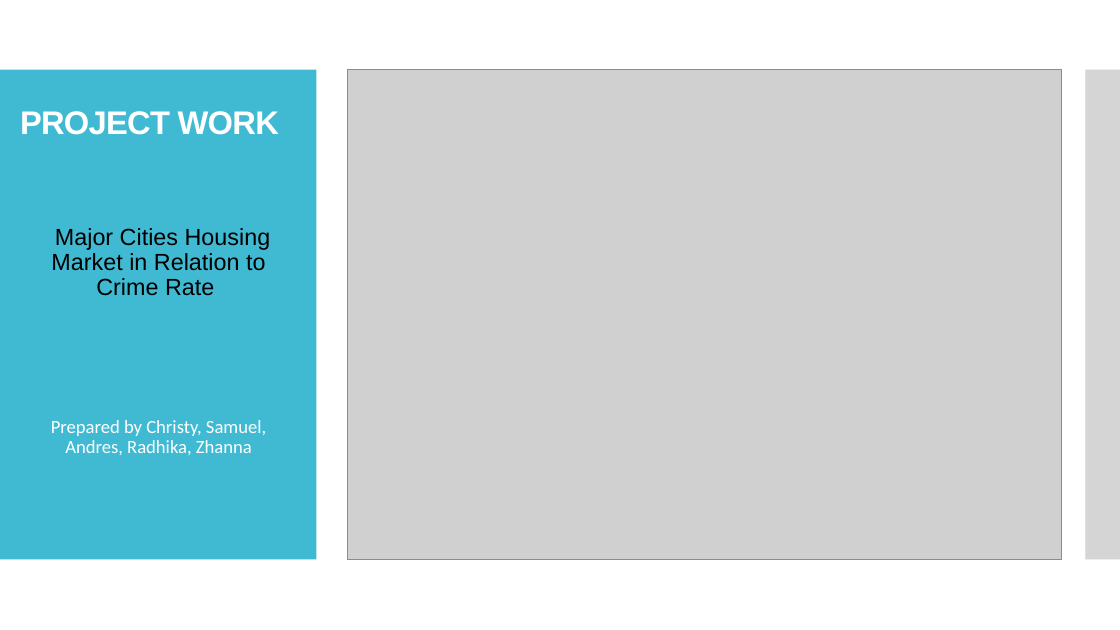
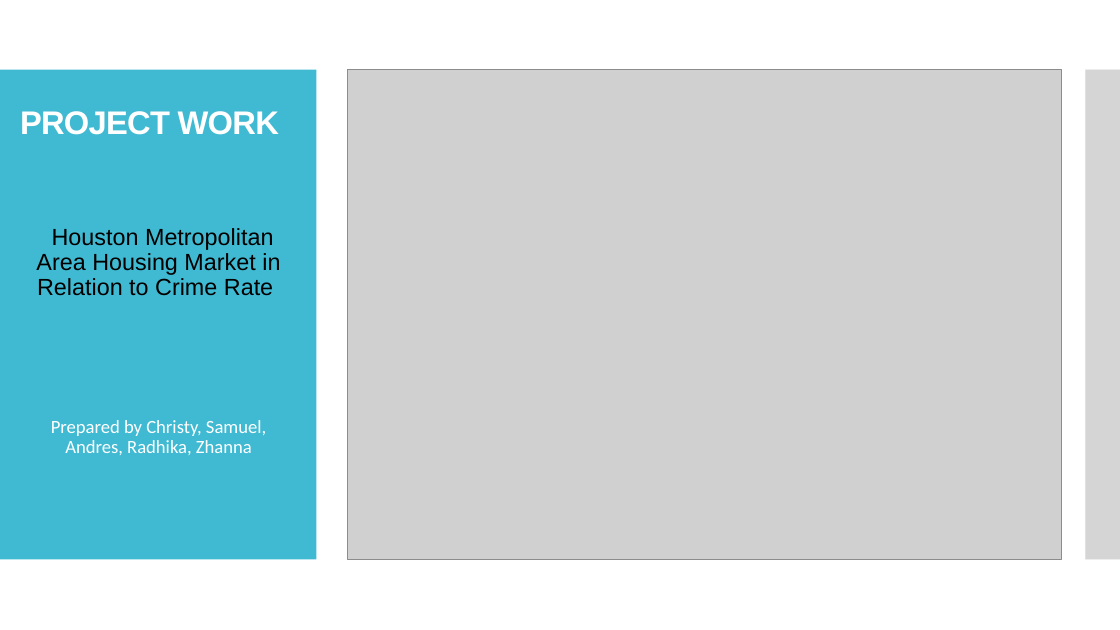
Before and after one commit to andresocorro/project_1, a slide deck: slide 1 of Presentation/final draft.pptx. Drawn at 1120x630 pixels with LibreOffice and Linux fonts; fonts in the diff are those of the drawing; grey boxes stand for pictures. Boxes give left, top, right and bottom in pixels: in the first picture for what was removed or moved away, otherwise in the second. Text is boxed around its words. In the diff, an @@ line names an element or a change of style, - is before the commit and + after.

```diff
--- a/Presentation/final draft.pptx
+++ b/Presentation/final draft.pptx
@@ text at (x1=36, y1=228, x2=280, y2=296): text changed @@
-• Major Cities Housing Market in Relation to Crime Rate
+• Houston Metropolitan Area Housing Market in Relation to Crime Rate
```
Also in this commit, not shown: 7 other slides changed, 1 slide added.
